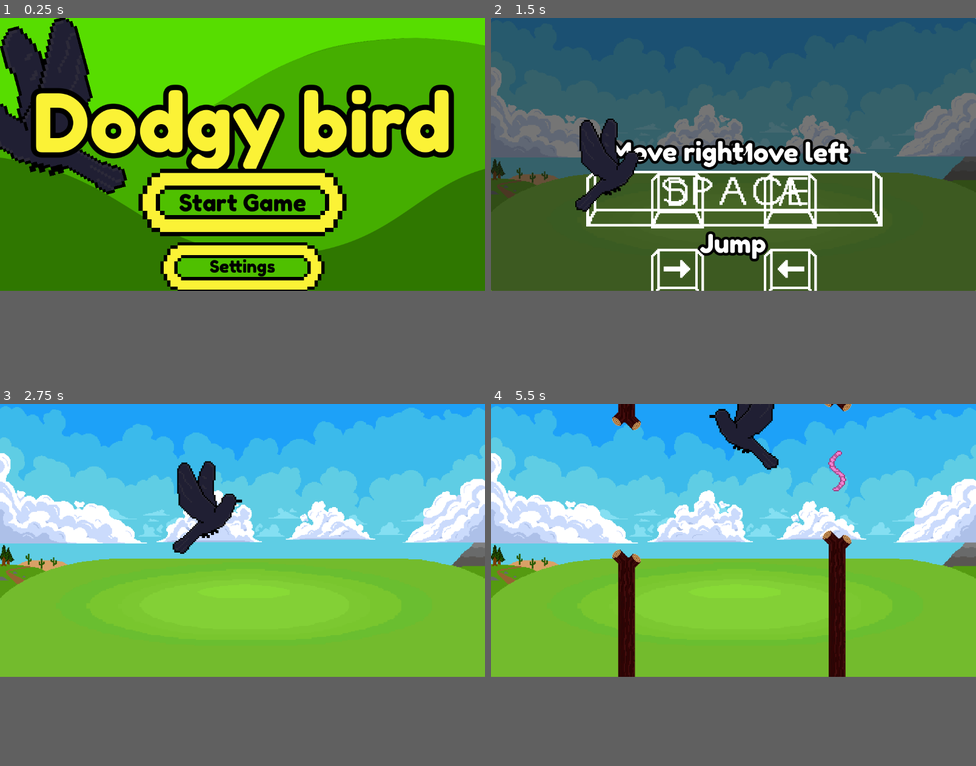
Above: before the commit, frames 1-4 (two rows, left to right).
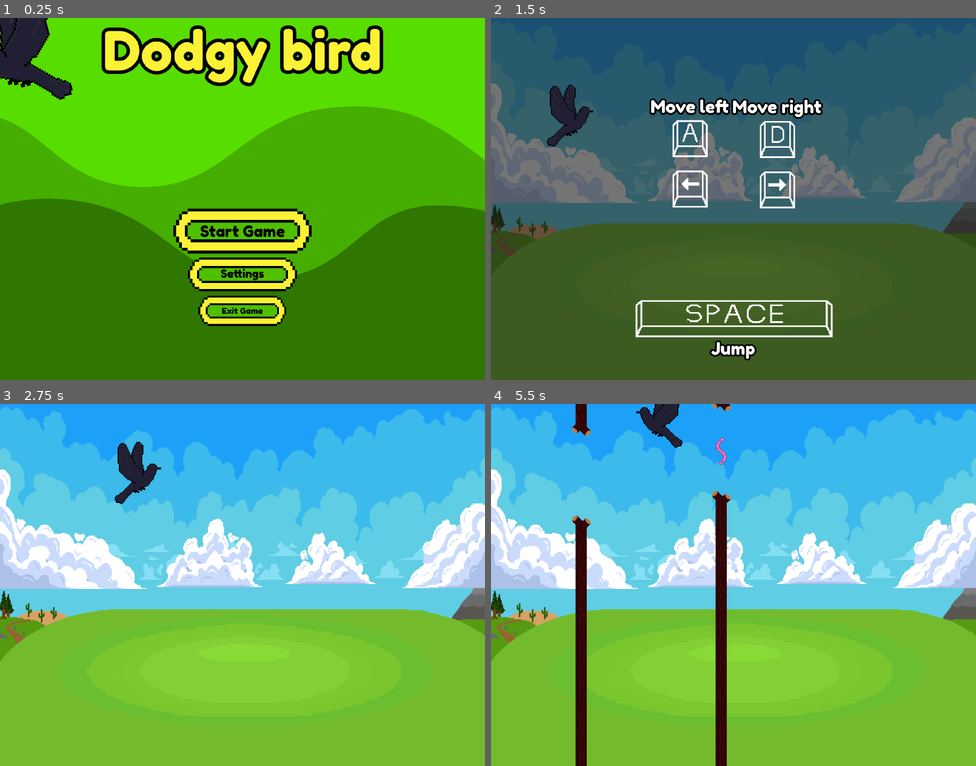
Above: after the commit, the same moments.

Repository: h0ussk/Dodgy-Bird
Game: Godot game, scene res://scenes/main_menu.tscn
Same seed, same stepped clock (60 frames per second), same inputs: the game is played once before the commit and once after it. Sound files missing from this copy of the repository are replaced by a short silence.
Inputs:
- Up to frame 1 (0.25 s): no input
- Up to frame 2 (1.5 s): click "Start Game" at 0.5 s; click "1" at 1.25 s
- Up to frame 3 (2.75 s): tap Enter at 2 s; hold D (right) from 2.03 s (still down); tap Space (jump) at 2.27, 2.57 s
- Up to frame 4 (5.5 s): release D (right) at 2.78 s; hold A (left) 2.78-3.53 s; tap Space (jump) at 3.02, 3.32, 4.52, 4.82, 5.27 s; hold D (right) 3.53-5.03 s; hold A (left) from 5.03 s (still down)
In our replay, the window is 800x450 before the commit and 800x597 after it. These sizes can differ from the game's own. Grey fills any space a smaller window leaves; there, only what the larger window draws over its background counts as a difference.

The runs differ from the first frame. In frame 1, 45% of the frame differs, in the area x 0-100%, y 0-86%; in frame 2, 31%; in frame 3, 37%; in frame 4, 42%.

Commit message:
Anchor changes

Diff:
--- a/project.godot
+++ b/project.godot
@@ -25,6 +25,8 @@
 
 [display]
 
+window/size/viewport_width=1732
+window/size/viewport_height=1293
 window/size/extend_to_title=true
 window/stretch/mode="viewport"
 window/stretch/aspect="keep_height"
--- a/scenes/main_menu.tscn
+++ b/scenes/main_menu.tscn
@@ -33,6 +33,19 @@
 [node name="mainscene" parent="." instance=ExtResource("3_xv7f4")]
 layout_mode = 1
 
+[node name="Label" parent="mainscene" index="0"]
+anchors_preset = 10
+anchor_left = 0.0
+anchor_right = 1.0
+offset_left = 0.0
+offset_top = 0.0
+offset_right = 0.0
+offset_bottom = 233.0
+vertical_alignment = 3
+
+[node name="BirdOpen" parent="mainscene/Label" index="0"]
+position = Vector2(47, 112)
+
 [node name="Settings_Button" parent="mainscene/Panel3" index="1"]
 offset_left = -183.0
 offset_top = -61.5
